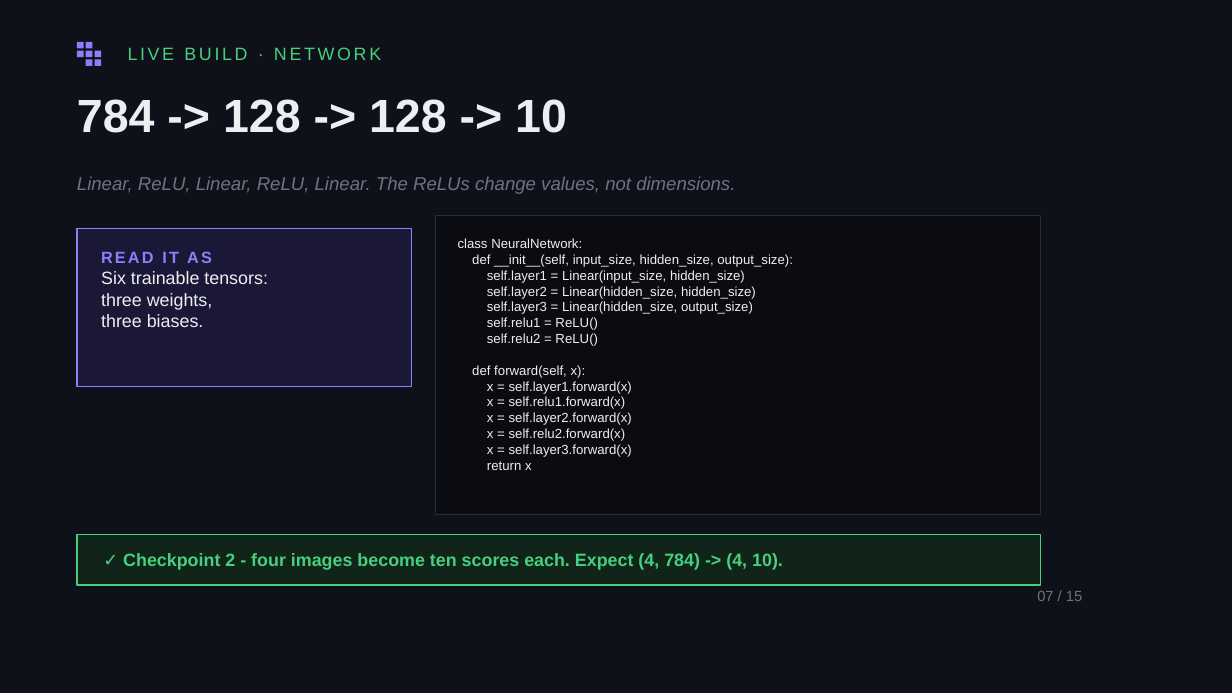
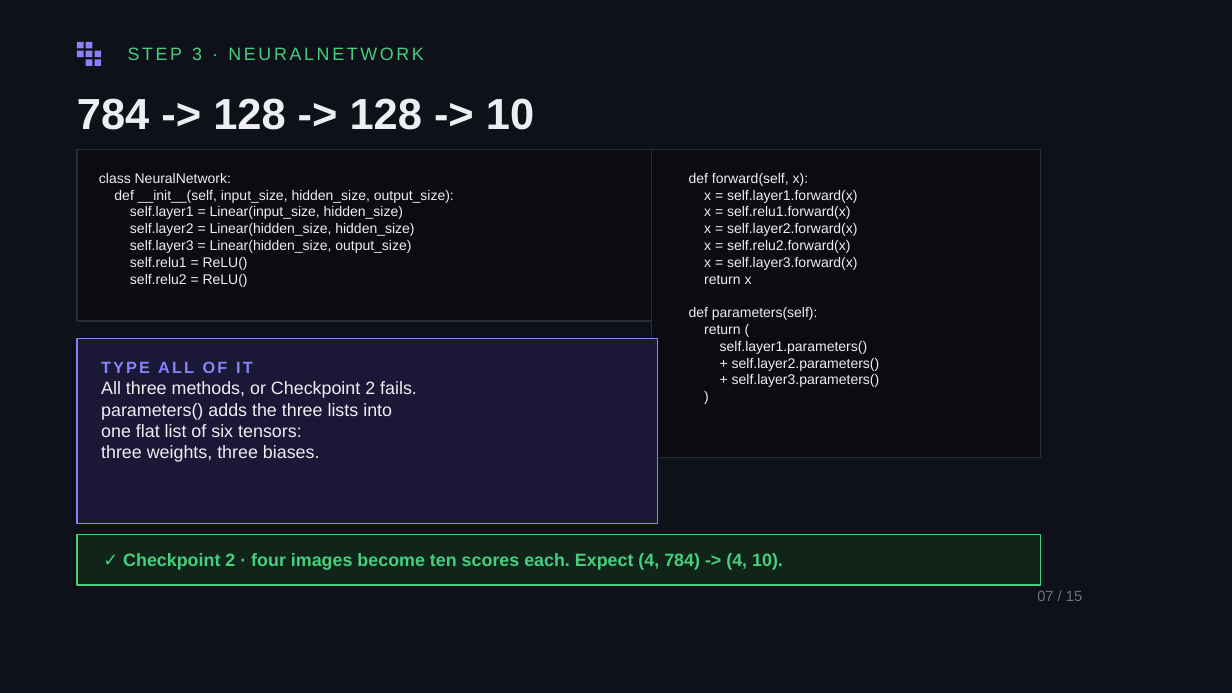
Before and after one commit to uh-pcs/Workshop3, a slide deck: slide 7 of slides/pcs-workshop-intro.pptx. Drawn at 1232x693 pixels with LibreOffice and Linux fonts; fonts in the diff are those of the drawing. Boxes give left, top, right and bottom in pixels: in the first picture for what was removed or moved away, otherwise in the second. Text is boxed around its words. In the diff, an @@ line names an element or a change of style, - is before the commit and + after.

```diff
--- a/slides/pcs-workshop-intro.pptx
+++ b/slides/pcs-workshop-intro.pptx
@@ text at [128, 47, 423, 60]: text changed @@
-LIVE BUILD · NETWORK
+STEP 3 · NEURALNETWORK
@@ text "784 -> 128 -> 128 ..." at [77, 98, 534, 130]: size 30 to 28 pt @@
@@ text removed at [77, 176, 735, 194] @@
-Linear, ReLU, Linear, ReLU, Linear. The ReLUs change values, not dimensions.
@@ rectangle added at [77, 150, 658, 322], fill #0A0C12, outline #272C38 0.74 pt @@
@@ text "class NeuralNetwork:": place and size @@
-text "class NeuralNetwork:" at [458, 238, 793, 470]
+text "class NeuralNetwork:" at [99, 173, 454, 287]
@@ text "class NeuralNetwork:" at [99, 173, 454, 287]: size 8.5 to 9 pt @@
@@ rectangle: place and size @@
-rectangle at [436, 216, 1041, 515]
+rectangle at [652, 150, 1041, 458]
@@ text added at [689, 173, 879, 387], 9 pt, text #ECEEF2 @@
+def forward(self, x):
+x = self.layer1.forward(x)
+x = self.relu1.forward(x)
+x = self.layer2.forward(x)
+x = self.relu2.forward(x)
+x = self.layer3.forward(x)
+return x
+def parameters(self):
+return (
+self.layer1.parameters()
++ self.layer2.parameters()
++ self.layer3.parameters()
+)
@@ rectangle removed at [77, 229, 411, 387] @@
@@ text removed at [101, 251, 268, 327] @@
-READ IT AS
-Six trainable tensors:
-three weights,
-three biases.
@@ rectangle added at [77, 339, 658, 523], fill #1A1836, outline #8B80F9 0.85 pt @@
@@ text added at [101, 361, 417, 462], 11.5 pt, text #ECEEF2 @@
+TYPE ALL OF IT
+All three methods, or Checkpoint 2 fails.
+parameters() adds the three lists into
+one flat list of six tensors:
+three weights, three biases.
@@ text at [472, 365, 632, 470]: paragraphs removed @@
-def forward(self, x):
-x = self.layer1.forward(x)
-x = self.relu1.forward(x)
-x = self.layer2.forward(x)
-x = self.relu2.forward(x)
-x = self.layer3.forward(x)
-return x
@@ text at [123, 553, 783, 570]: text changed @@
-✓ Checkpoint 2 - four images become ten scores each. Expect (4, 784) -> (4, 10).
+✓ Checkpoint 2 · four images become ten scores each. Expect (4, 784) -> (4, 10).
```
Also in this commit, not shown: 4 other slides changed, 1 slide added, 1 slide removed, 20 other files.
